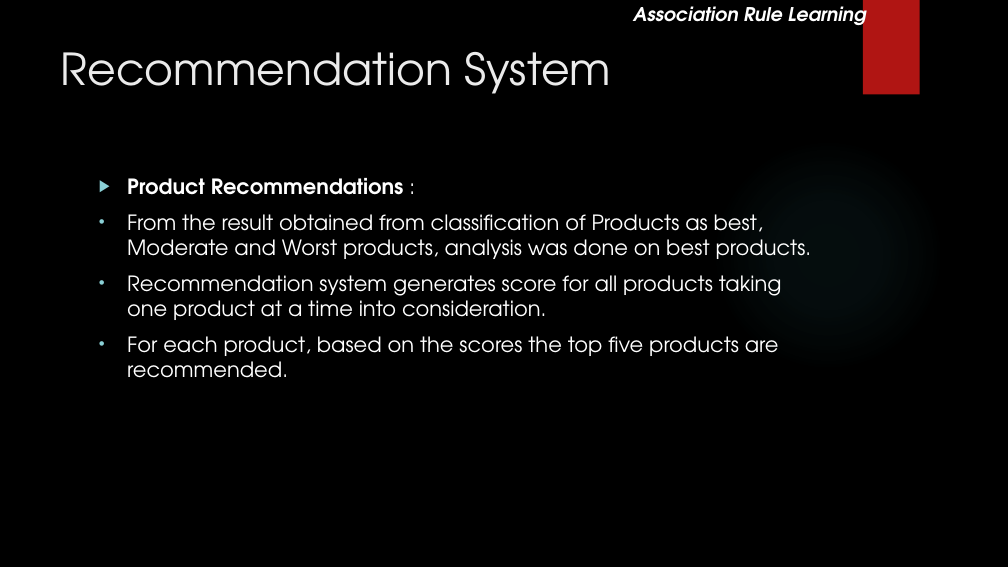
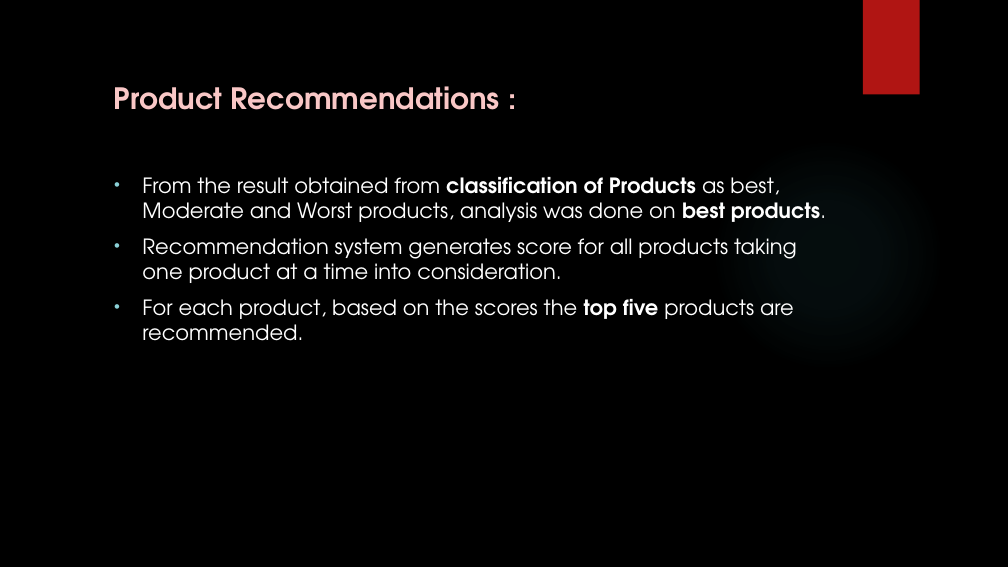
Before and after one commit to madhuhasa/digital-alpha, a slide deck: slide 26 of project/DIGITAL MARKETING.pptx (slide 18 before the commit). Drawn at 1008x567 pixels with LibreOffice and Linux fonts; fonts in the diff are those of the drawing; background and template pictures are left out. Boxes give left, top, right and bottom in pixels: in the first picture for what was removed or moved away, otherwise in the second. Text is boxed around its words. In the diff, an @@ line names an element or a change of style, - is before the commit and + after.

```diff
--- a/project/DIGITAL MARKETING.pptx
+++ b/project/DIGITAL MARKETING.pptx
@@ text removed at (x1=633, y1=0, x2=866, y2=29) @@
-Association Rule Learning
@@ title removed at (x1=61, y1=52, x2=611, y2=94) @@
-Recommendation System
@@ text added at (x1=114, y1=86, x2=500, y2=110), 28 pt, text #F9C7C6, bold @@
+Product Recommendations :
@@ text "From the result obtained from ..." moved from (x1=127, y1=178, x2=812, y2=378) to (x1=142, y1=177, x2=826, y2=341) @@
@@ text at (x1=127, y1=178, x2=404, y2=195): paragraph removed @@
-▶ Product Recommendations :
@@ text at (x1=142, y1=177, x2=826, y2=341): bold on in "classification of Products best products.", "top five" @@
```
Also in this commit, not shown: 12 other slides changed, 14 slides added, 2 slides removed.
